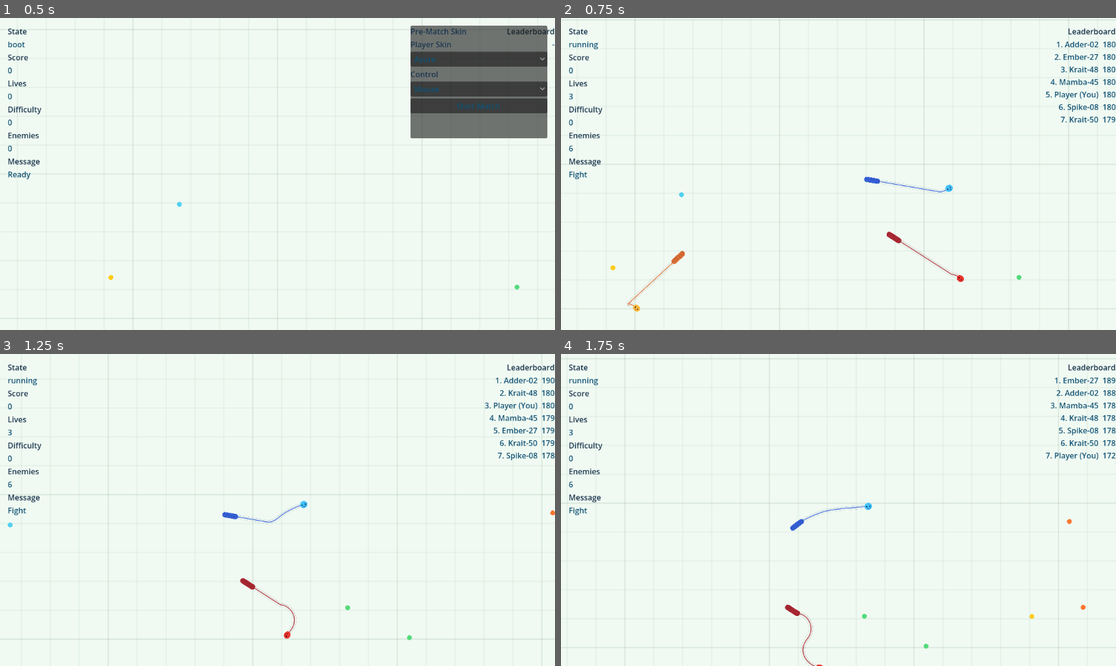
Above: before the commit, frames 1-4 (two rows, left to right).
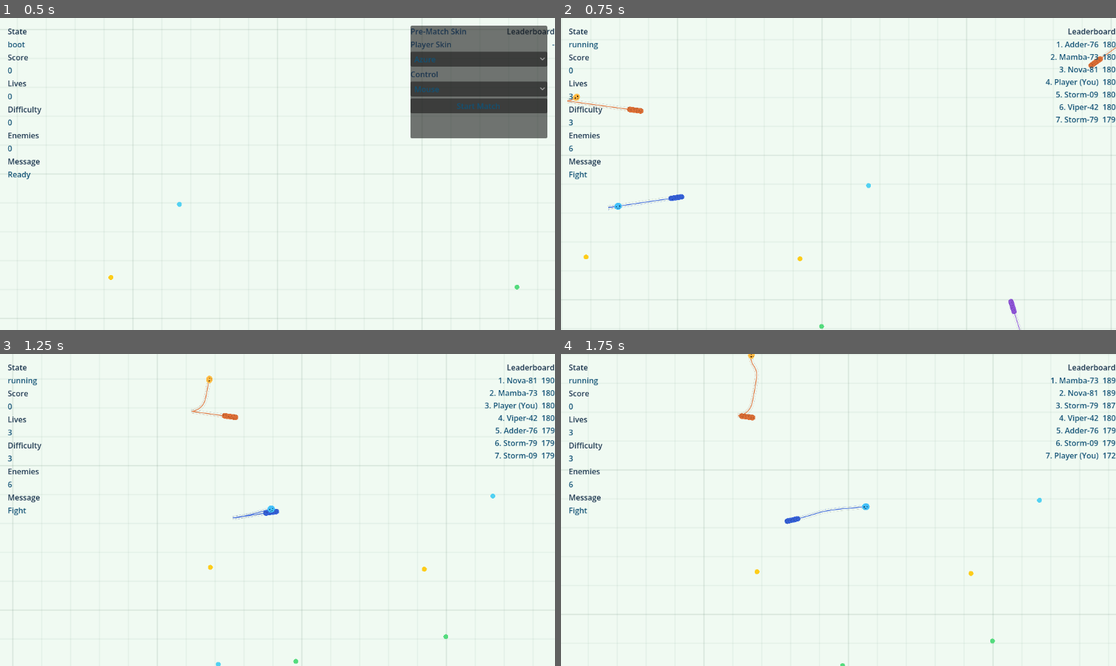
Above: after the commit, the same moments.

Repository: Jlu-waterbrother/snake_combat
Game: Godot game, scene res://scenes/main/main.tscn
Same seed, same stepped clock (60 frames per second), same inputs: the game is played once before the commit and once after it.
Inputs (mouse positions are in pixels of both pictures, inside the frame that each line leads up to):
- Up to frame 1 (0.5 s): no input
- Up to frame 2 (0.75 s): click "Start Match" at 0.5 s
- Up to frame 3 (1.25 s): no input
- Up to frame 4 (1.75 s): tap Enter at 1.25 s; move the mouse to (960, 494) at 1.27 s; hold D (turn_right) from 1.28 s (still down); hold Shift (boost) from 1.28 s (still down); click (960, 494) at 1.42 s

Frame 1 is identical in both runs. In frame 2, 1.8% of the frame differs, in the area x 0-100%, y 0-100%; in frame 3, 1.3%; in frame 4, 1.4%.

Commit message:
AI强化 世界难度调整

Diff:
--- a/scripts/managers/snake_manager.gd
+++ b/scripts/managers/snake_manager.gd
@@ -34,6 +34,7 @@
 const STATE_SEEK: StringName = &"seek"
 const STATE_CHASE: StringName = &"chase"
 const STATE_AVOID: StringName = &"avoid"
+const AI_DIFFICULTY_LEVELS := [3, 4, 5]
 const ENEMY_NAME_POOL := [
 	"Viper",
 	"Cobra",
@@ -64,12 +65,11 @@
 var _enemy_retarget_cooldown: Dictionary[StringName, float] = {}
 var _enemy_hazard_probe_cooldown: Dictionary[StringName, float] = {}
 var _enemy_hazard_turn_cache: Dictionary[StringName, float] = {}
+var _enemy_difficulty_levels: Dictionary[StringName, int] = {}
 var _player_snake_id: StringName = &""
 var _target_enemy_count: int = 0
 var _next_enemy_index: int = 1
 var _food_manager: Node2D
-var _aggression_scale: float = 1.0
-var _boost_scale: float = 1.0
 var _shed_length_remainder: Dictionary[StringName, float] = {}
 var _invincibility_remaining: Dictionary[StringName, float] = {}
 var _snake_display_names: Dictionary[StringName, String] = {}
@@ -95,7 +95,7 @@
 		push_error("player_snake_scene is not assigned on SnakeManager.")
 		return &""
 
-	if not _spawn_snake(snake_id, player_snake_scene, _sample_player_spawn_position(), false):
+	if not _spawn_snake(snake_id, player_snake_scene, _sample_player_spawn_position(), false, 3):
 		return &""
 
 	_player_snake_id = snake_id
@@ -133,9 +133,8 @@
 	if player_node.has_method("set_desktop_mouse_controls_enabled"):
 		player_node.call("set_desktop_mouse_controls_enabled", _player_mouse_controls_enabled)
 
-func set_ai_difficulty_scalars(aggression_scale: float, boost_scale: float) -> void:
-	_aggression_scale = clamp(aggression_scale, 0.5, 2.0)
-	_boost_scale = clamp(boost_scale, 0.5, 2.0)
+func set_ai_difficulty_scalars(_aggression_scale: float, _boost_scale: float) -> void:
+	pass
 
 func apply_food_gain(snake_id: StringName, amount: int) -> void:
 	if amount <= 0:
@@ -192,6 +191,7 @@
 		_enemy_retarget_cooldown.erase(snake_id)
 		_enemy_hazard_probe_cooldown.erase(snake_id)
 		_enemy_hazard_turn_cache.erase(snake_id)
+		_enemy_difficulty_levels.erase(snake_id)
 
 	if allow_mass_drop and drop_amount > 0:
 		_emit_mass_drop(drop_points, drop_position, drop_amount, drop_color)
@@ -270,6 +270,7 @@
 func _spawn_next_enemy() -> void:
 	var enemy_index: int = _next_enemy_index
 	var enemy_id: StringName = StringName("enemy_%d" % enemy_index)
+	var enemy_difficulty_level: int = _pick_enemy_difficulty_level()
 	var enemy_scene: PackedScene = enemy_snake_scene if enemy_snake_scene != null else player_snake_scene
 	if enemy_scene == null:
 		push_error("enemy_snake_scene and fallback player_snake_scene are both null.")
@@ -279,12 +280,13 @@
 	if not spawn_position.is_finite():
 		_queue_enemy_spawn_retry()
 		return
-	if not _spawn_snake(enemy_id, enemy_scene, spawn_position, true):
+	if not _spawn_snake(enemy_id, enemy_scene, spawn_position, true, enemy_difficulty_level):
 		_queue_enemy_spawn_retry()
 		return
 
 	_next_enemy_index = enemy_index + 1
 	_enemy_spawn_retry_queued = false
+	_enemy_difficulty_levels[enemy_id] = enemy_difficulty_level
 	_enemy_ids.append(enemy_id)
 	_enemy_states[enemy_id] = STATE_PATROL
 	_enemy_targets[enemy_id] = _snake_nodes[enemy_id].global_position + Vector2.RIGHT * 120.0
@@ -307,7 +309,7 @@
 		return
 	_sync_enemy_count()
 
-func _spawn_snake(snake_id: StringName, snake_scene: PackedScene, spawn_position: Vector2, is_enemy: bool) -> bool:
+func _spawn_snake(snake_id: StringName, snake_scene: PackedScene, spawn_position: Vector2, is_enemy: bool, _enemy_difficulty_level: int = 3) -> bool:
 	if not spawn_position.is_finite():
 		return false
 	if not _is_spawn_position_safe(spawn_position, _effective_respawn_clearance_radius()):
@@ -361,6 +363,54 @@
 	var index: int = _rng.randi_range(0, skin_candidates.size() - 1)
 	return skin_candidates[index]
 
+func _pick_enemy_difficulty_level() -> int:
+	if AI_DIFFICULTY_LEVELS.is_empty():
+		return 3
+	var index: int = _rng.randi_range(0, AI_DIFFICULTY_LEVELS.size() - 1)
+	return AI_DIFFICULTY_LEVELS[index]
+
+func _enemy_difficulty_level(enemy_id: StringName) -> int:
+	var level: int = int(_enemy_difficulty_levels.get(enemy_id, 3))
+	return clampi(level, 3, 5)
+
+func _enemy_difficulty_ratio(enemy_id: StringName) -> float:
+	return float(_enemy_difficulty_level(enemy_id) - 3) / 2.0
+
+func _enemy_ai_float(enemy_id: StringName, property_name: String, fallback: float) -> float:
+	var base_value: float = _ai_float(property_name, fallback)
+	var tier_ratio: float = _enemy_difficulty_ratio(enemy_id)
+	match property_name:
+		"vision_radius":
+			return max(base_value * lerpf(1.0, 1.25, tier_ratio), 80.0)
+		"aggression":
+			return clamp(base_value * lerpf(0.82, 1.05, tier_ratio), 0.0, 1.0)
+		"boost_probability":
+			return clamp(base_value * lerpf(0.75, 1.0, tier_ratio), 0.0, 1.0)
+		"avoid_boundary_ratio":
+			return clamp(base_value * lerpf(0.94, 0.84, tier_ratio), 0.5, 0.98)
+		"avoid_boundary_margin":
+			return max(base_value * lerpf(1.18, 1.45, tier_ratio), 40.0)
+		"retarget_interval":
+			return clamp(base_value * lerpf(0.95, 0.65, tier_ratio), 0.04, 0.5)
+		"turn_responsiveness":
+			return max(base_value * lerpf(1.1, 1.45, tier_ratio), 0.5)
+		"hazard_probe_interval":
+			return clamp(base_value * lerpf(0.78, 0.5, tier_ratio), 0.012, 0.25)
+		"hazard_probe_distance":
+			return max(base_value * lerpf(1.25, 1.7, tier_ratio), 40.0)
+		"hazard_probe_angle_deg":
+			return clamp(base_value * lerpf(1.1, 1.3, tier_ratio), 5.0, 88.0)
+		"head_on_avoid_distance":
+			return max(base_value * lerpf(1.2, 1.7, tier_ratio), 40.0)
+		"caution_length_ratio":
+			return max(base_value * lerpf(1.08, 1.28, tier_ratio), 0.3)
+		"chase_predict_seconds":
+			return clamp(base_value * lerpf(0.95, 1.08, tier_ratio), 0.0, 1.3)
+		"chase_flank_distance":
+			return max(base_value * lerpf(0.95, 1.15, tier_ratio), 0.0)
+		_:
+			return base_value
+
 func _sample_enemy_spawn_position() -> Vector2:
 	var min_radius: float = max(enemy_spawn_radius_min, 120.0)
 	var max_radius: float = max(enemy_spawn_radius_max, min_radius + 1.0)
@@ -501,21 +551,22 @@
 		player_heading = _player_heading()
 
 	var retarget_origins: Dictionary = {}
-	var retarget_interval: float = max(_ai_float("retarget_interval", 0.2), 0.05)
+	var max_vision_radius: float = 520.0
 	for enemy_id: StringName in _enemy_ids:
 		if not _snake_nodes.has(enemy_id):
 			continue
 		var enemy_node: Node2D = _snake_nodes[enemy_id]
+		var retarget_interval: float = max(_enemy_ai_float(enemy_id, "retarget_interval", 0.2), 0.04)
 		var cooldown: float = _enemy_retarget_cooldown.get(enemy_id, 0.0) - delta
 		_enemy_retarget_cooldown[enemy_id] = cooldown
 		if cooldown <= 0.0:
 			retarget_origins[enemy_id] = enemy_node.global_position
 			_enemy_retarget_cooldown[enemy_id] = retarget_interval
-
-	var vision_radius: float = _ai_float("vision_radius", 520.0)
+			max_vision_radius = max(max_vision_radius, _enemy_ai_float(enemy_id, "vision_radius", 520.0))
+
 	var nearest_food_by_enemy: Dictionary = {}
 	if not retarget_origins.is_empty() and _food_manager != null and _food_manager.has_method("get_nearest_food_positions"):
-		var nearest_value: Variant = _food_manager.call("get_nearest_food_positions", retarget_origins, vision_radius)
+		var nearest_value: Variant = _food_manager.call("get_nearest_food_positions", retarget_origins, max_vision_radius)
 		if nearest_value is Dictionary:
 			nearest_food_by_enemy = nearest_value
 
@@ -531,7 +582,8 @@
 			var nearest_food: Vector2 = Vector2.INF
 			if nearest_food_value is Vector2:
 				nearest_food = nearest_food_value
-			_retarget_enemy(enemy_id, enemy_position, has_player, player_position, player_heading, nearest_food, vision_radius)
+			var enemy_vision_radius: float = _enemy_ai_float(enemy_id, "vision_radius", 520.0)
+			_retarget_enemy(enemy_id, enemy_position, has_player, player_position, player_heading, nearest_food, enemy_vision_radius)
 
 		var enemy_node: Node2D = _snake_nodes[enemy_id]
 		var target_position: Vector2 = _enemy_targets.get(enemy_id, enemy_node.global_position + Vector2.RIGHT * 120.0)
@@ -540,13 +592,13 @@
 func _retarget_enemy(enemy_id: StringName, enemy_position: Vector2, has_player: bool, player_position: Vector2, player_heading: Vector2, nearest_food: Vector2, vision_radius: float) -> void:
 	var state: StringName = STATE_PATROL
 	var target: Vector2 = enemy_position + _random_direction() * 240.0
-	var avoid_ratio: float = clamp(_ai_float("avoid_boundary_ratio", 0.8), 0.5, 0.95)
-	var avoid_margin: float = max(_ai_float("avoid_boundary_margin", 220.0), 40.0)
+	var avoid_ratio: float = clamp(_enemy_ai_float(enemy_id, "avoid_boundary_ratio", 0.8), 0.5, 0.95)
+	var avoid_margin: float = max(_enemy_ai_float(enemy_id, "avoid_boundary_margin", 220.0), 40.0)
 	if enemy_position.length() >= world_radius * avoid_ratio or enemy_position.length() >= world_radius - avoid_margin:
 		state = STATE_AVOID
 		target = Vector2.ZERO
 	else:
-		var aggression: float = clamp(_ai_float("aggression", 0.45) * _aggression_scale, 0.0, 1.0)
+		var aggression: float = clamp(_enemy_ai_float(enemy_id, "aggression", 0.45), 0.0, 1.0)
 		var should_chase: bool = false
 		var enemy_heading: Vector2 = Vector2.RIGHT
 		if _snake_nodes.has(enemy_id):
@@ -564,8 +616,8 @@
 					to_player_direction = to_player / player_distance
 				var enemy_length: float = _snake_length(enemy_id)
 				var player_length: float = _snake_length(_player_snake_id)
-				var caution_ratio: float = max(_ai_float("caution_length_ratio", 1.05), 0.3)
-				var avoid_distance: float = max(_ai_float("head_on_avoid_distance", 200.0), 40.0)
+				var caution_ratio: float = max(_enemy_ai_float(enemy_id, "caution_length_ratio", 1.05), 0.3)
+				var avoid_distance: float = max(_enemy_ai_float(enemy_id, "head_on_avoid_distance", 200.0), 40.0)
 				var is_outmatched: bool = enemy_length < player_length * caution_ratio
 				var enemy_facing_player: bool = to_player_direction != Vector2.ZERO and enemy_heading.dot(to_player_direction) > 0.2
 				var player_facing_enemy: bool = to_player_direction != Vector2.ZERO and player_heading.dot(-to_player_direction) > 0.1
@@ -592,9 +644,9 @@
 
 		if state != STATE_AVOID and should_chase and has_player:
 			state = STATE_CHASE
-			var predict_seconds: float = clamp(_ai_float("chase_predict_seconds", 0.35), 0.0, 1.2)
+			var predict_seconds: float = clamp(_enemy_ai_float(enemy_id, "chase_predict_seconds", 0.35), 0.0, 1.2)
 			var predicted_position: Vector2 = player_position + player_heading * _movement_float("base_speed", 123.75) * predict_seconds
-			var flank_distance: float = max(_ai_float("chase_flank_distance", 90.0), 0.0)
+			var flank_distance: float = max(_enemy_ai_float(enemy_id, "chase_flank_distance", 90.0), 0.0)
 			if flank_distance > 0.0:
 				var lateral: Vector2 = Vector2(-player_heading.y, player_heading.x)
 				var side_sign: float = -1.0 if abs(String(enemy_id).hash()) % 2 == 0 else 1.0
@@ -627,14 +679,14 @@
 	if desired_direction == Vector2.ZERO:
 		desired_direction = heading
 
-	var turn_scale: float = max(_ai_float("turn_responsiveness", 4.2), 0.5)
+	var turn_scale: float = max(_enemy_ai_float(enemy_id, "turn_responsiveness", 4.2), 0.5)
 	var turn_input: float = clamp(heading.cross(desired_direction) * turn_scale, -1.0, 1.0)
 	var hazard_avoid_turn: float = _cached_hazard_avoid_turn(enemy_id, enemy_node, delta)
 	if abs(hazard_avoid_turn) > 0.001:
 		turn_input = hazard_avoid_turn
 
 	var state: StringName = _enemy_states.get(enemy_id, STATE_PATROL)
-	var boost_probability: float = clamp(_ai_float("boost_probability", 0.12) * _boost_scale, 0.0, 1.0)
+	var boost_probability: float = clamp(_enemy_ai_float(enemy_id, "boost_probability", 0.12), 0.0, 1.0)
 	var wants_boost: bool = false
 	var has_player: bool = _player_snake_id != &"" and _snake_nodes.has(_player_snake_id)
 	if abs(hazard_avoid_turn) > 0.001:
@@ -653,7 +705,7 @@
 	if wants_boost and has_player:
 		var player_node: Node2D = _snake_nodes[_player_snake_id]
 		var player_distance: float = enemy_node.global_position.distance_to(player_node.global_position)
-		var unsafe_boost_distance: float = max(_ai_float("head_on_avoid_distance", 200.0), 40.0) * 1.15
+		var unsafe_boost_distance: float = max(_enemy_ai_float(enemy_id, "head_on_avoid_distance", 200.0), 40.0) * 1.25
 		var enemy_length: float = _snake_length(enemy_id)
 		var player_length: float = _snake_length(_player_snake_id)
 		if player_distance <= unsafe_boost_distance and enemy_length <= player_length * 1.15:
@@ -772,7 +824,7 @@
 
 	var hazard_turn: float = _compute_hazard_avoid_turn(enemy_id, enemy_node)
 	_enemy_hazard_turn_cache[enemy_id] = hazard_turn
-	var probe_interval: float = clamp(_ai_float("hazard_probe_interval", 0.08), 0.016, 0.25)
+	var probe_interval: float = clamp(_enemy_ai_float(enemy_id, "hazard_probe_interval", 0.08), 0.012, 0.25)
 	_enemy_hazard_probe_cooldown[enemy_id] = probe_interval
 	return hazard_turn
 
@@ -783,34 +835,49 @@
 		if heading_value is Vector2 and (heading_value as Vector2) != Vector2.ZERO:
 			heading = (heading_value as Vector2).normalized()
 
-	var probe_distance: float = max(_ai_float("hazard_probe_distance", 180.0), 40.0)
-	var probe_angle: float = deg_to_rad(clamp(_ai_float("hazard_probe_angle_deg", 28.0), 5.0, 80.0))
-	var forward_probe: Vector2 = enemy_node.global_position + heading * probe_distance
-	if not _is_probe_position_dangerous(enemy_id, forward_probe):
+	var probe_distance: float = max(_enemy_ai_float(enemy_id, "hazard_probe_distance", 180.0), 40.0)
+	var probe_angle: float = deg_to_rad(clamp(_enemy_ai_float(enemy_id, "hazard_probe_angle_deg", 28.0), 5.0, 85.0))
+	var origin: Vector2 = enemy_node.global_position
+	var forward_score: int = _direction_hazard_score(enemy_id, origin, heading, probe_distance)
+	if forward_score <= 0:
 		return 0.0
 
-	var left_probe: Vector2 = enemy_node.global_position + heading.rotated(probe_angle) * probe_distance
-	var right_probe: Vector2 = enemy_node.global_position + heading.rotated(-probe_angle) * probe_distance
-	var left_danger: bool = _is_probe_position_dangerous(enemy_id, left_probe)
-	var right_danger: bool = _is_probe_position_dangerous(enemy_id, right_probe)
-	if left_danger and not right_danger:
+	var left_score: int = _direction_hazard_score(enemy_id, origin, heading.rotated(probe_angle), probe_distance)
+	var right_score: int = _direction_hazard_score(enemy_id, origin, heading.rotated(-probe_angle), probe_distance)
+	if left_score < right_score:
+		return 1.0
+	if right_score < left_score:
 		return -1.0
-	if right_danger and not left_danger:
-		return 1.0
 
 	var toward_center: Vector2 = (-enemy_node.global_position).normalized()
 	if toward_center == Vector2.ZERO:
 		return 1.0
 	return clamp(heading.cross(toward_center) * 4.0, -1.0, 1.0)
 
+func _direction_hazard_score(attacker_id: StringName, origin: Vector2, direction: Vector2, probe_distance: float) -> int:
+	if direction == Vector2.ZERO:
+		return 3
+	var probe_direction: Vector2 = direction.normalized()
+	var distance_samples: PackedFloat32Array = PackedFloat32Array([
+		max(probe_distance * 0.25, 48.0),
+		max(probe_distance * 0.5, 72.0),
+		probe_distance
+	])
+	var hazard_score: int = 0
+	for sample_distance: float in distance_samples:
+		var probe_position: Vector2 = origin + probe_direction * sample_distance
+		if _is_probe_position_dangerous(attacker_id, probe_position):
+			hazard_score += 1
+	return hazard_score
+
 func _is_probe_position_dangerous(attacker_id: StringName, probe_position: Vector2) -> bool:
-	var boundary_margin: float = max(_ai_float("avoid_boundary_margin", 220.0), 40.0)
+	var boundary_margin: float = max(_enemy_ai_float(attacker_id, "avoid_boundary_margin", 220.0), 40.0)
 	if probe_position.length() >= world_radius - boundary_margin:
 		return true
 
-	var max_check_distance: float = max(_ai_float("hazard_probe_distance", 180.0) * 2.5, 220.0)
+	var max_check_distance: float = max(_enemy_ai_float(attacker_id, "hazard_probe_distance", 180.0) * 3.0, 260.0)
 	var max_check_distance_squared: float = max_check_distance * max_check_distance
-	var probe_radius: float = max(head_to_body_collision_radius, 1.0)
+	var probe_radius: float = max(head_to_body_collision_radius * 1.15, 1.0)
 	for snake_id: StringName in _snake_nodes.keys():
 		if snake_id == attacker_id:
 			continue
@@ -829,8 +896,8 @@
 				"collides_with_body",
 				probe_position,
 				probe_radius,
-				head_to_body_ignore_points,
-				head_to_body_sample_step
+				0,
+				1
 			)
 			if collided_value is bool and collided_value:
 				return true
--- a/scripts/world/world.gd
+++ b/scripts/world/world.gd
@@ -124,11 +124,10 @@
 	_remaining_lives = max(player_lives, 1)
 	lives_changed.emit(_remaining_lives)
 
-	_difficulty_level = 0
+	_difficulty_level = 3
 	_difficulty_check_cooldown = 0.0
 	_respawn_retry_queued = false
 	snake_manager.set_target_enemy_count(_base_enemy_count)
-	snake_manager.set_ai_difficulty_scalars(1.0, 1.0)
 	difficulty_changed.emit(_difficulty_level, _base_enemy_count)
 
 	var player_snake_id: StringName = snake_manager.spawn_player_snake()
@@ -176,33 +175,8 @@
 func get_player_mouse_controls_enabled() -> bool:
 	return _player_mouse_controls_enabled
 
-func _update_dynamic_difficulty(delta: float) -> void:
-	if _camera_target_snake_id == &"":
-		return
-	if not snake_manager.has_snake(_camera_target_snake_id):
-		return
-
-	_difficulty_check_cooldown -= delta
-	if _difficulty_check_cooldown > 0.0:
-		return
-	_difficulty_check_cooldown = max(difficulty_tick_interval, 0.1)
-
-	var player_score: int = snake_manager.get_score(_camera_target_snake_id)
-	var raw_level: int = int(player_score / max(_score_per_level, 1))
-	var new_level: int = clampi(raw_level, 0, _max_difficulty_level)
-	if new_level == _difficulty_level:
-		return
-
-	_difficulty_level = new_level
-	var target_enemy_count: int = clampi(_base_enemy_count + _difficulty_level, 0, _max_enemy_count)
-	snake_manager.set_target_enemy_count(target_enemy_count)
-
-	var normalized_level: float = 0.0
-	if _max_difficulty_level > 0:
-		normalized_level = float(_difficulty_level) / float(_max_difficulty_level)
-	snake_manager.set_ai_difficulty_scalars(1.0 + normalized_level * 0.6, 1.0 + normalized_level * 0.5)
-	camera_follow_lerp_speed = lerp(_base_camera_follow_lerp_speed, _base_camera_follow_lerp_speed + 3.0, normalized_level)
-	difficulty_changed.emit(_difficulty_level, target_enemy_count)
+func _update_dynamic_difficulty(_delta: float) -> void:
+	return
 
 func get_leaderboard_entries() -> Array[Dictionary]:
 	if snake_manager == null or not snake_manager.has_method("get_leaderboard_entries"):
